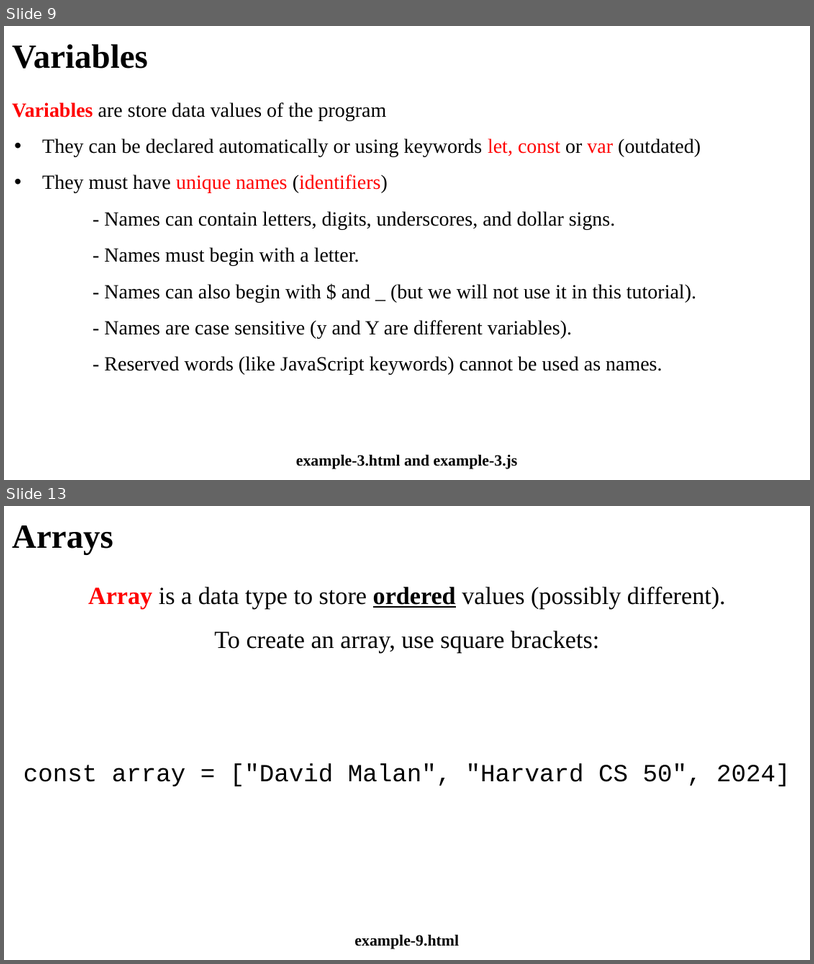
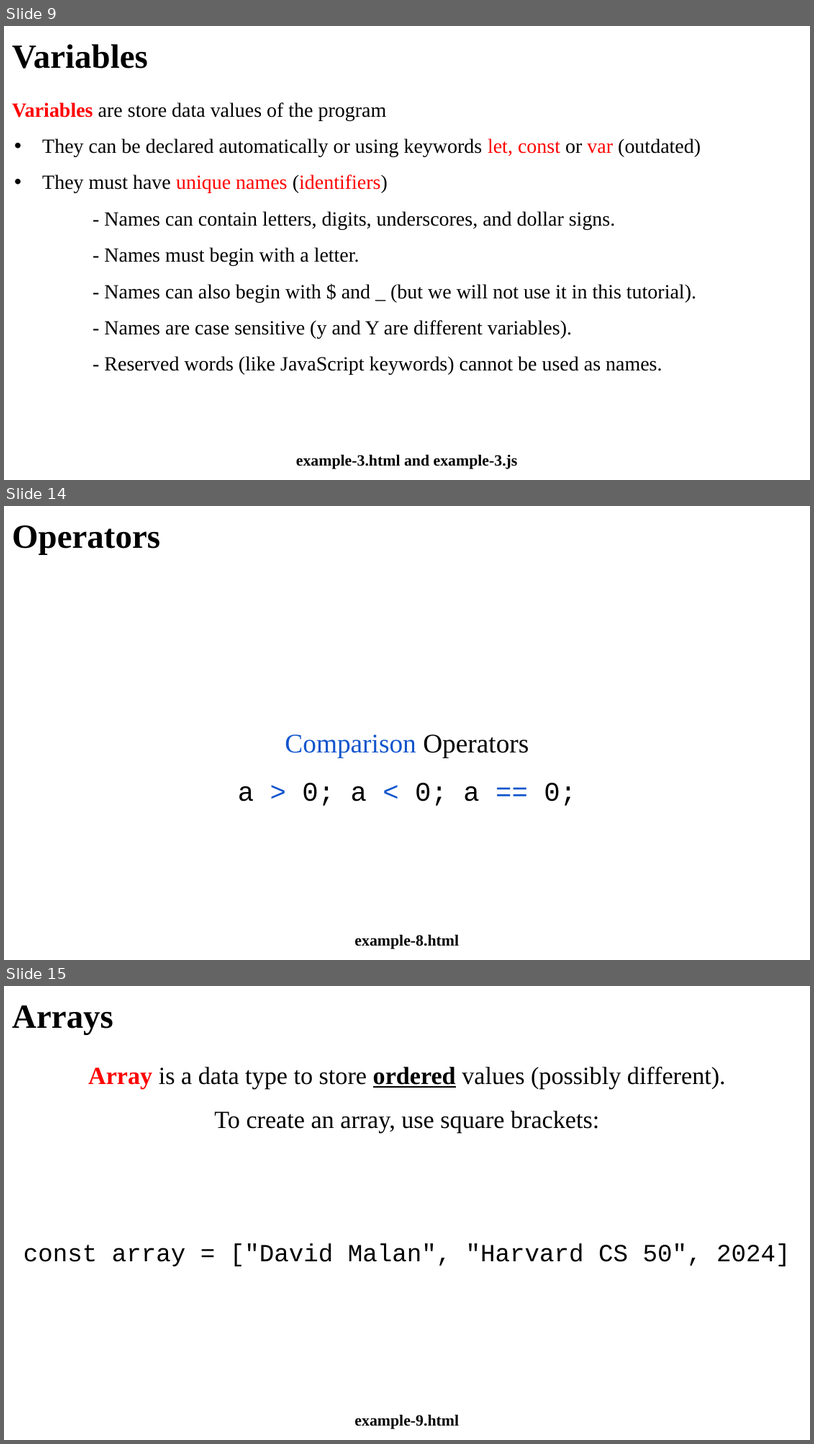
Before and after one commit to manglayev/nu-courses-material, a slide deck: CSCI-111/week-6/week-6-lecture.pptx. Shown one above the other, each under a label of ours: slides 9 and 13 before the commit, slides 9, 14 and 15 after it; the slides between them are not shown. The pictures are 814x964 and 814x1444 pixels, drawn with LibreOffice and Linux fonts; fonts in the diff are those of the drawing. Boxes give left, top, right and bottom in pixels: in the first picture for what was removed or moved away, otherwise in the second. Text is boxed around its words. In the diff, an @@ line names an element or a change of style, - is before the commit and + after.

```diff
--- a/CSCI-111/week-6/week-6-lecture.pptx
+++ b/CSCI-111/week-6/week-6-lecture.pptx
@@ slide 14 added at (4, 506, 810, 960), background #FFFFFF @@
@@ title added at (12, 525, 160, 554), 30.2 pt, text #000000, bold @@
+Operators
@@ text added at (238, 734, 576, 806), 24 pt, text #000000 @@
+Comparison Operators
+a > 0; a < 0; a == 0;
@@ text added at (355, 934, 459, 949), 14 pt, text #000000, bold @@
+example-8.html
@@ what was slide 13 is now slide 15 @@
```
Also in this commit, not shown: 3 slides changed, 1 other slide added, 5 other files.
